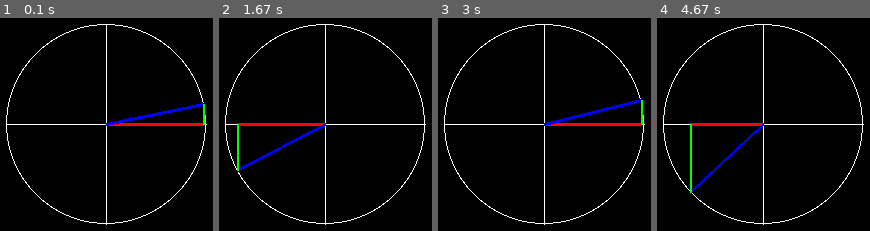
Above: before the commit, frames 1-4 (left to right).
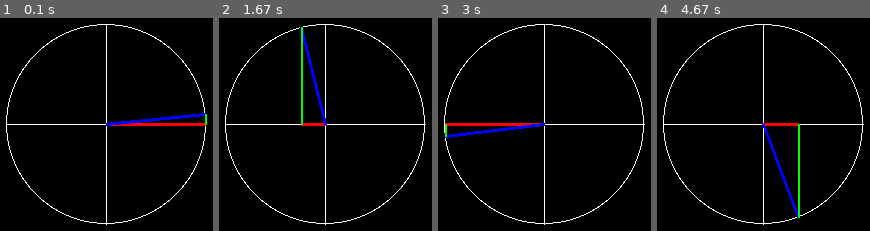
Above: after the commit, the same moments.

Repository: garrythewarlord/Pygame-projects
Game: pygame game, started from Unit circle.py
The game is run twice, just before and just after one commit, with the same random seed, the same clock (stepped at 60 frames per second) and the same inputs.
Inputs:
- Up to frame 1 (0.1 s): no input
- Up to frame 2 (1.67 s): no input
- Up to frame 3 (3 s): no input
- Up to frame 4 (4.67 s): no input

The runs differ from the first frame. In frame 1, 1.2% of the frame differs, in the area x 51-98%, y 39-51%; in frame 2, 2.2%; in frame 3, 2.6%, in the area x 3-97%, y 38-57%; in frame 4, 2.5%.

Commit message:
Changed the delay

Diff:
--- a/Unit circle.py
+++ b/Unit circle.py
@@ -40,5 +40,5 @@
 
 	unit_circle(cos_,sin_)
 
-	pygame.time.delay(int(1000/120))
+	pygame.time.delay(int(1000/60))
 	pygame.display.update()
